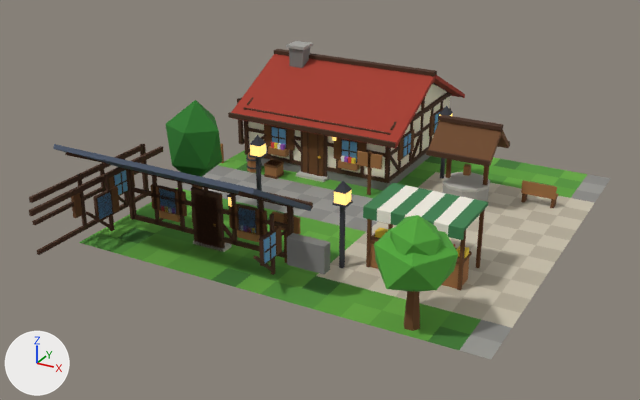
Renders of the glTF model assets/models/town/chunk_1_2.glb from each side of a commit.
The view is the same before and after, from a 50 mm lens placed at (38.2, -69.7, 14.7), pointed at (22.9, -41.9, 0.8). Arrows for +X, +Y and +Z are at lower left; the lights stay in place. The older version comes first. Vertices at exactly the same position are counted once.

Objects in the first picture: 'chunk_1_2'.
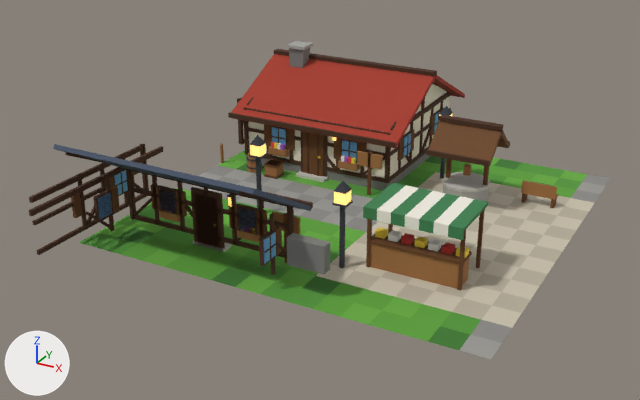
The change, as a list of edits to the scene's bpy script:
```text
Change me_chunk_1_2:
    used by ob_chunk_1_2; location = (0.0, 0.0, 0.0)
    remove me_chunk_1_2.from_pydata(...)  # 2578 vertices, 4074 faces; spans x 15.9..32.0, y -50.5..-30.5, z 0.0..4.9
    add me_chunk_1_2.from_pydata(...)  # 2518 vertices, 3974 faces; spans x 15.9..32.0, y -50.5..-30.5, z 0.0..4.9
    me_chunk_1_2 part 1: the loose piece of 8 vertices spanning x 19.4..20.5, y -38.1..-38.0, z 0.5..1.6 is moved by (1.2, 0.0, 0.0)
    me_chunk_1_2 part 2: the loose piece of 8 vertices spanning x 24.0..24.1, y -35.6..-34.5, z 0.5..1.6 is moved by (0.0, 1.2, 0.0)
    me_chunk_1_2 part 3: the loose piece of 8 vertices spanning x 18.2..19.3, y -46.0..-45.9, z 0.5..1.6 is moved by (-1.2, 0.0, 0.0)
    me_chunk_1_2 part 4: the loose piece of 8 vertices spanning x 20.5..21.6, y -46.0..-45.9, z 0.5..1.6 is moved by (-1.2, 0.0, 0.0)
    me_chunk_1_2 part 5: 6 loose pieces with 68 vertices, spanning x 17.9..30.6, y -48.7..-43.2, z 0.0..4.9, are deleted
    me_chunk_1_2 part 6
    26 vertices are removed from x 16.0..18.1, y -46.3..-32.2, z 0.5..1.6
    73 faces are deleted
    6 vertices move within x 16.0..16.1, y -46.4..-33.4, z 0.6..1.5
    26 vertices are added at x 16.0..24.1, y -47.2..-33.5, z 0.5..1.6
    8 new vertices lie (0.0, -1.1, -1.0) away from vertices in x 16.0..16.1, y -46.5..-33.4, z 1.5..1.6
    85 new faces join them, mat_timber
    me_chunk_1_2 part 7
    7 vertices are removed from x 24.0..24.1, y -38.0..-36.9, z 0.5..1.6
    16 faces are deleted
    7 vertices are added at x 22.9..24.0, y -38.1..-38.0, z 0.5..1.6
    16 new faces join them, mat_timber
    other edits to the shape of me_chunk_1_2 do not show in these pictures
    remove me_chunk_1_2.materials.append(mat_leaf_b)
    remove me_chunk_1_2.materials.append(mat_trunk)
    remove me_chunk_1_2.materials.append(mat_leaf_c)
```

What differs and where, as boxes [x1, y1, x2, y2] in the pictures (640 x 400 px; the box of a moved part takes in the faces that stretch with it):
part 1 of me_chunk_1_2, moved or reshaped
    before: [291, 139, 303, 155]
    after: [323, 153, 337, 170]
part 2 of me_chunk_1_2, moved or reshaped
    before: [411, 133, 423, 162]
    after: [422, 126, 433, 153]
part 3 of me_chunk_1_2, moved or reshaped
    before: [159, 218, 164, 222]
    after: [135, 198, 152, 215]
part 4 of me_chunk_1_2, moved or reshaped
    before: [222, 224, 233, 240]
    after: [185, 205, 193, 217]
part 5 of me_chunk_1_2, deleted
    before: [166, 100, 458, 331]
part 6 of me_chunk_1_2, moved or reshaped
    before: [116, 134, 276, 253]
    after: [87, 121, 287, 255]
part 7 of me_chunk_1_2, moved or reshaped
    before: [390, 156, 401, 172]
    after: [362, 156, 386, 176]
